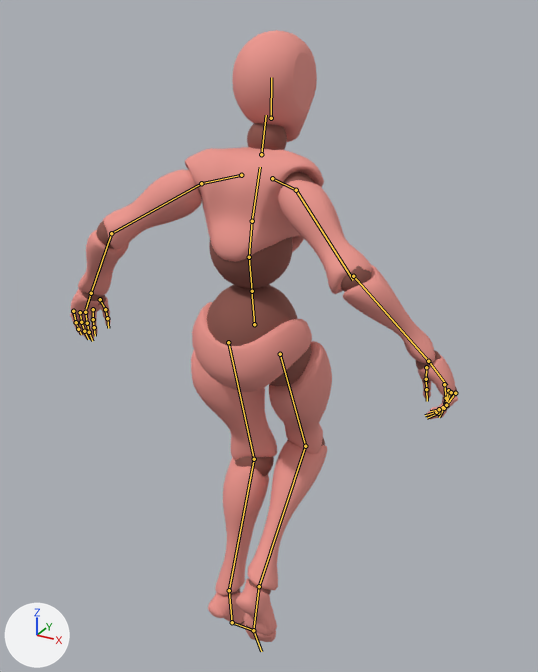
Before and after pictures for a commit that changed the FBX model Project SSD/Assets/Models/Players/SD-UnityChan/Animation/Q-Player@Floating Animation.fbx.
Camera for both pictures: a 50 mm camera at (0.943, -1.619, 1.93) aimed at (-0.002, 0.1, 1.07). Lighting does not change. The marker at lower left points along +X, +Y and +Z. Both versions are drawn at frame 37 of the action 'Armature|Float'; the numbers are the values there. The bones that bend it are drawn over the model as lines.

In view in the first picture: 'Beta_Joints', 'Beta_Surface'.
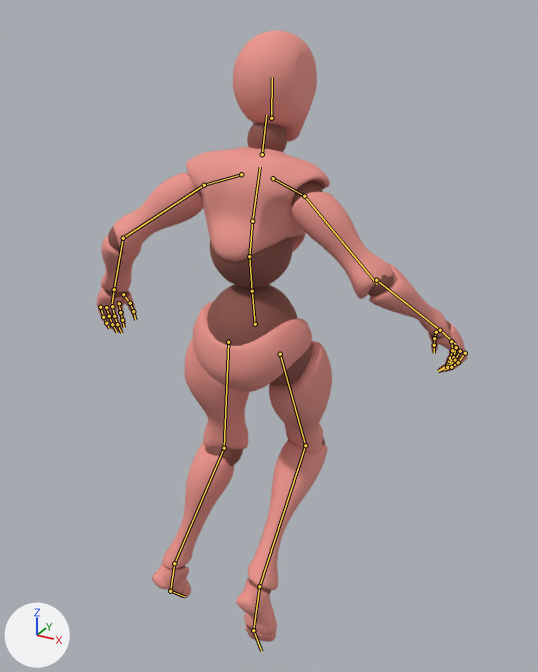
Location of each change, [x1, y1, x2, y2] in pixels of the pictures (538 x 672 px):
'Beta_Surface', posed
    before: [70, 30, 458, 642]
    after: [97, 30, 468, 642]
'Beta_Joints', posed
    before: [71, 123, 457, 632]
    after: [98, 123, 465, 632]
bone 'mixamorig:RightShoulder', root to tip
    before: (272, 178) to (296, 190)
    after: (273, 178) to (304, 196)
bone 'mixamorig:LeftShoulder', root to tip
    before: (241, 175) to (201, 183)
    after: (241, 174) to (204, 185)
bone 'mixamorig:LeftUpLeg', root to tip
    before: (228, 342) to (254, 459)
    after: (228, 342) to (224, 448)

The edits, one by one:
Bone 'mixamorig:RightShoulder' (bone_mixamorig_rightshoulder) turns from (14, -18, 9) to (17, 0, -6) degrees about its own x, y and z.
Bone 'mixamorig:LeftShoulder' (bone_mixamorig_leftshoulder) turns from (18, 8, 1) to (19, 1, 6) degrees about its own x, y and z.
Bone 'mixamorig:LeftUpLeg' (bone_mixamorig_leftupleg) turns from (3, 10, -3) to (3, 10, 12) degrees about its own x, y and z.
